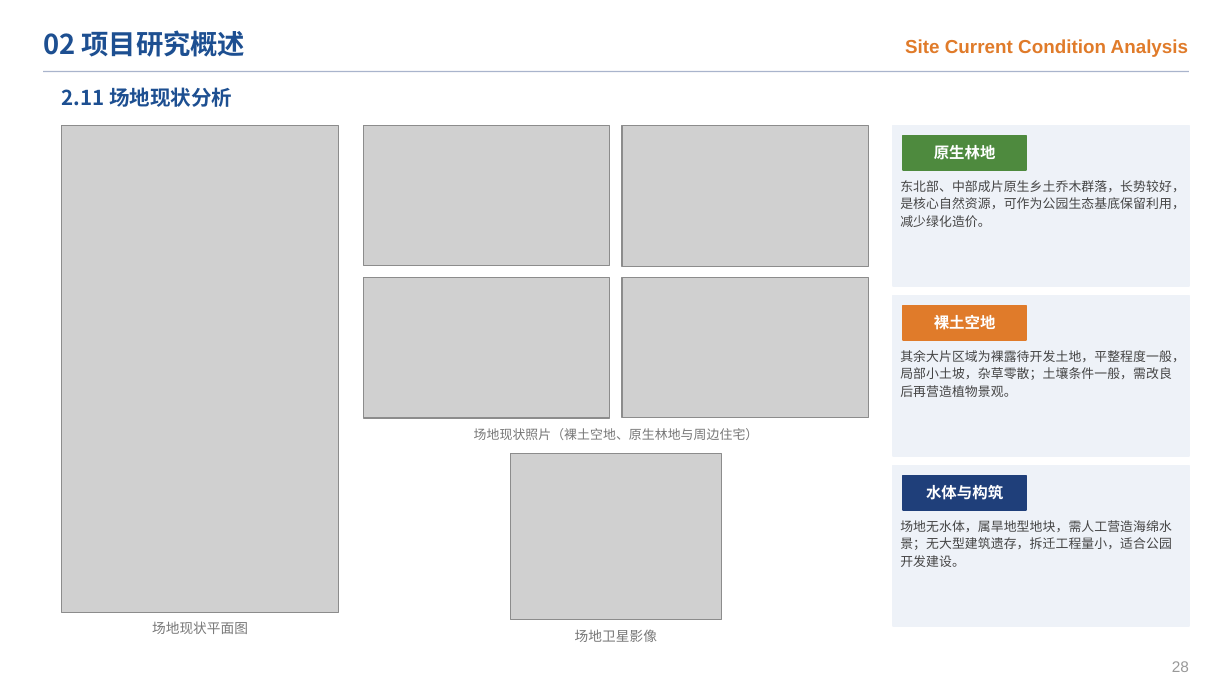
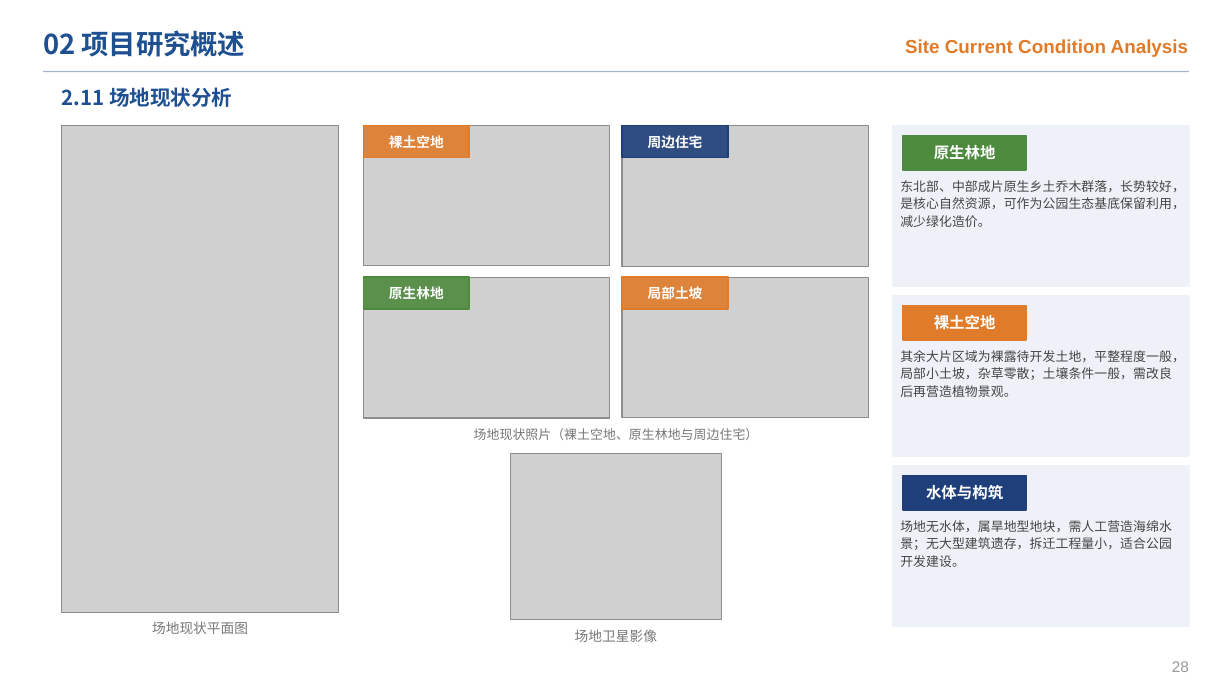
Before and after one commit to chun96309-cloud/lxfs, a slide deck: slide 30 of 跃动栖园_开题答辩PPT.pptx. Drawn at 1232x693 pixels with LibreOffice and Linux fonts; fonts in the diff are those of the drawing; grey boxes stand for pictures. Boxes give left, top, right and bottom in pixels: in the first picture for what was removed or moved away, otherwise in the second. Text is boxed around its words. In the diff, an @@ line names an element or a change of style, - is before the commit and + after.

```diff
--- a/跃动栖园_开题答辩PPT.pptx
+++ b/跃动栖园_开题答辩PPT.pptx
@@ rectangle added at bbox=[363, 126, 469, 158], fill #E07B2A at 90% opacity, outline #E07B2A 1 pt @@
@@ text added at bbox=[389, 135, 444, 148], 8 pt, text #FFFFFF, bold @@
+裸土空地
@@ rectangle added at bbox=[622, 126, 728, 158], fill #1F3F7A at 90% opacity, outline #1F3F7A 1 pt @@
@@ text added at bbox=[648, 135, 703, 148], 8 pt, text #FFFFFF, bold @@
+周边住宅
@@ rectangle added at bbox=[363, 277, 469, 309], fill #4E8A3E at 90% opacity, outline #4E8A3E 1 pt @@
@@ text added at bbox=[389, 286, 444, 299], 8 pt, text #FFFFFF, bold @@
+原生林地
@@ rectangle added at bbox=[622, 277, 728, 309], fill #E07B2A at 90% opacity, outline #E07B2A 1 pt @@
@@ text added at bbox=[648, 286, 703, 299], 8 pt, text #FFFFFF, bold @@
+局部土坡
```
Also in this commit, not shown: 10 other slides changed, 1 other file.
